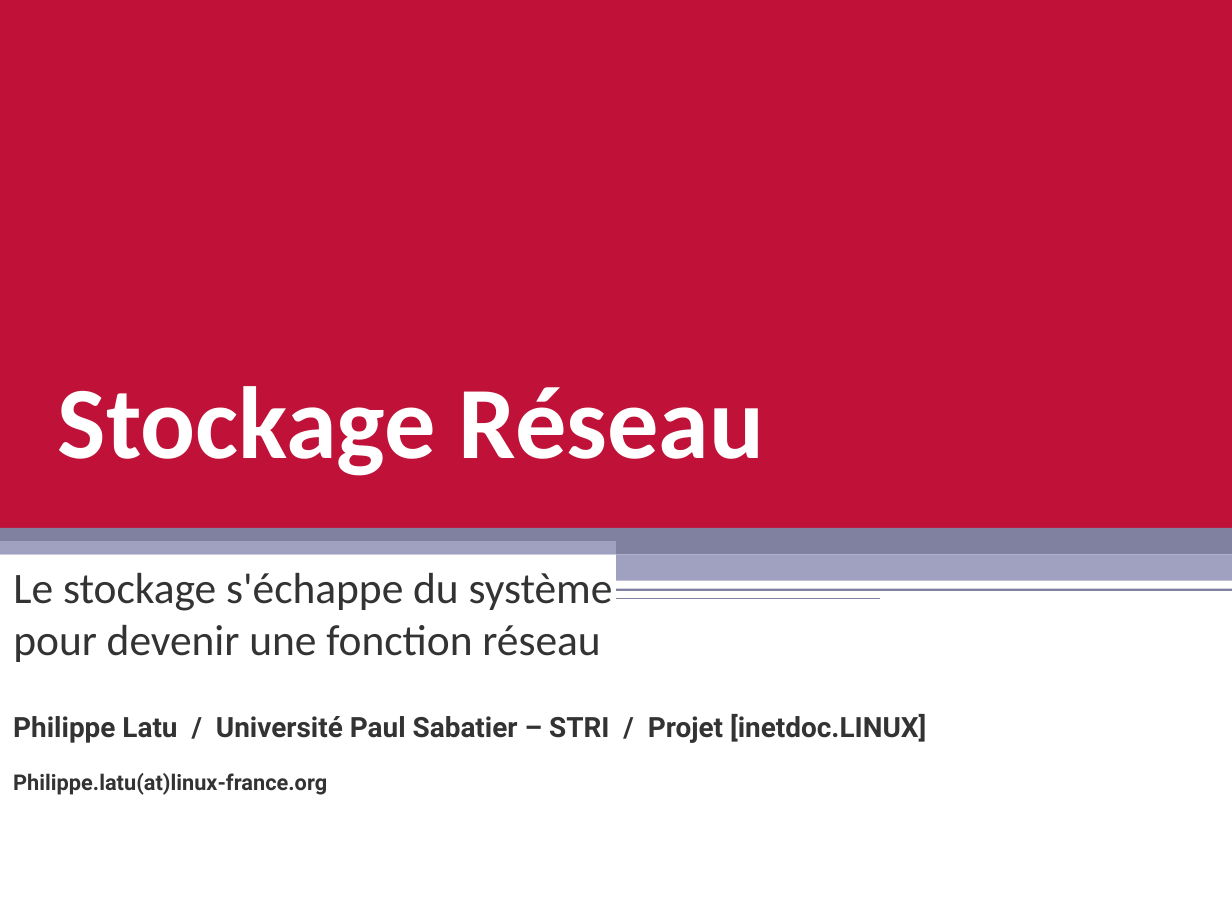
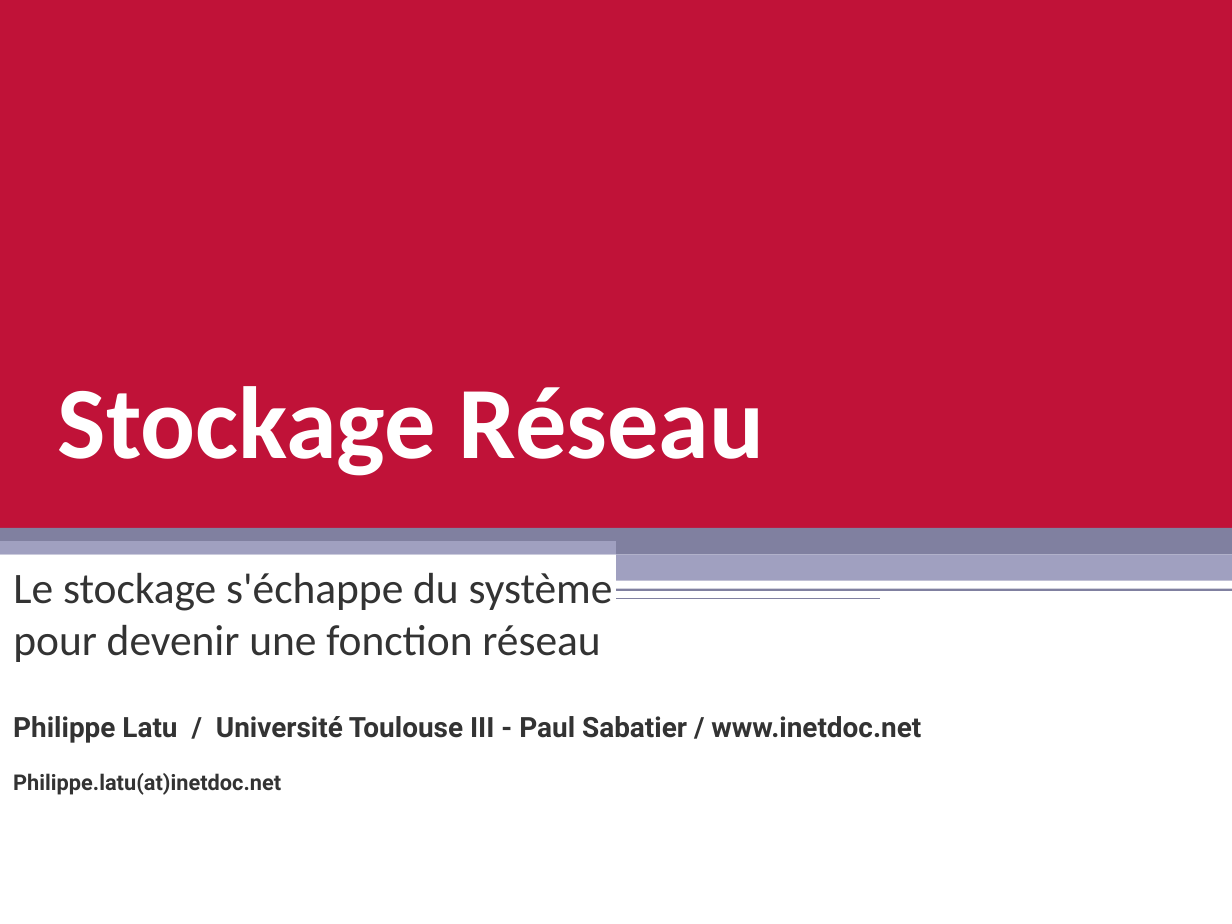
Before and after one commit to platu/inetdoc, a slide deck: slide 1 of presentations/stockage-reseau/stockage-reseau.odp. Drawn at 1232x924 pixels with LibreOffice and Linux fonts; fonts in the diff are those of the drawing. Boxes give left, top, right and bottom in pixels: in the first picture for what was removed or moved away, otherwise in the second. Text is boxed around its words. In the diff, an @@ line names an element or a change of style, - is before the commit and + after.

```diff
--- a/presentations/stockage-reseau/stockage-reseau.odp
+++ b/presentations/stockage-reseau/stockage-reseau.odp
@@ text at [13, 716, 921, 795]: text changed @@
-Philippe Latu / Université Paul Sabatier – STRI / Projet [inetdoc.LINUX]
-Philippe.latu(at)linux-france.org
+Philippe Latu / Université Toulouse III - Paul Sabatier / www.inetdoc.net
+Philippe.latu(at)inetdoc.net
```
Also in this commit, not shown: 4 other slides changed, 5 other files.
